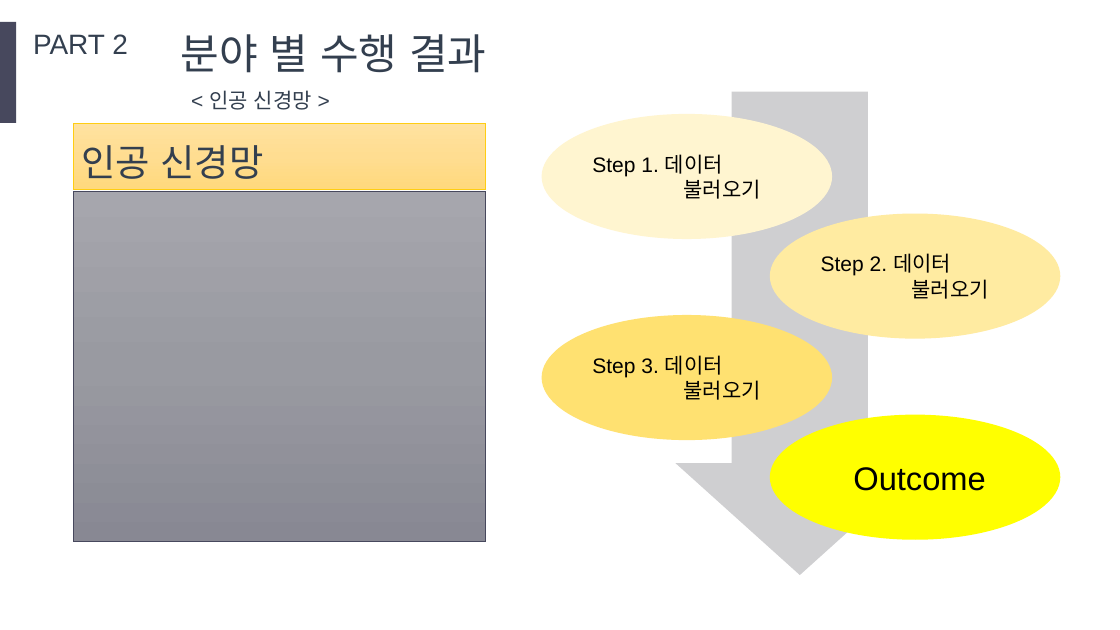
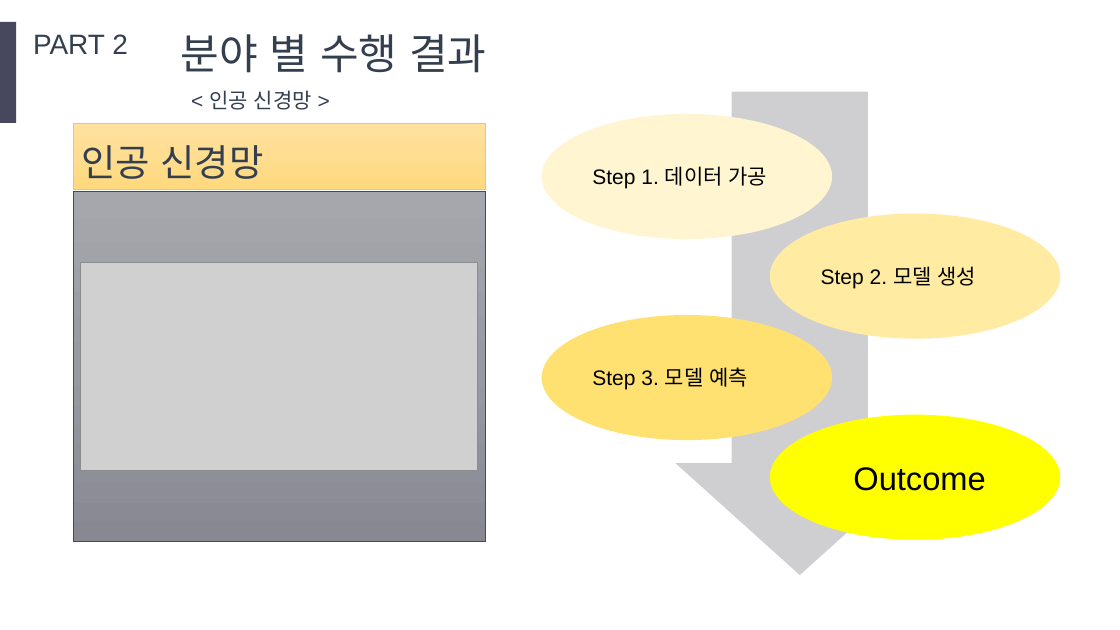
Before and after one commit to littlecsi/tjproject, a slide deck: slide 13 of PPT(양식).pptx. Drawn at 1120x630 pixels with LibreOffice and Linux fonts; fonts in the diff are those of the drawing; grey boxes stand for pictures. Boxes give left, top, right and bottom in pixels: in the first picture for what was removed or moved away, otherwise in the second. Text is boxed around its words. In the diff, an @@ line names an element or a change of style, - is before the commit and + after.

```diff
--- a/PPT(양식).pptx
+++ b/PPT(양식).pptx
@@ text in ellipse at (592, 166, 768, 189): text changed @@
-Step 1. 데이터
-불러오기
+Step 1. 데이터 가공
@@ picture added at (81, 263, 477, 471) @@
@@ text in ellipse at (821, 266, 977, 288): text changed @@
-Step 2. 데이터
-불러오기
+Step 2. 모델 생성
@@ text in ellipse at (592, 367, 748, 390): text changed @@
-Step 3. 데이터
-불러오기
+Step 3. 모델 예측
```
Also in this commit, not shown: 1 other slide changed, 1 slide added, 2 other files.
